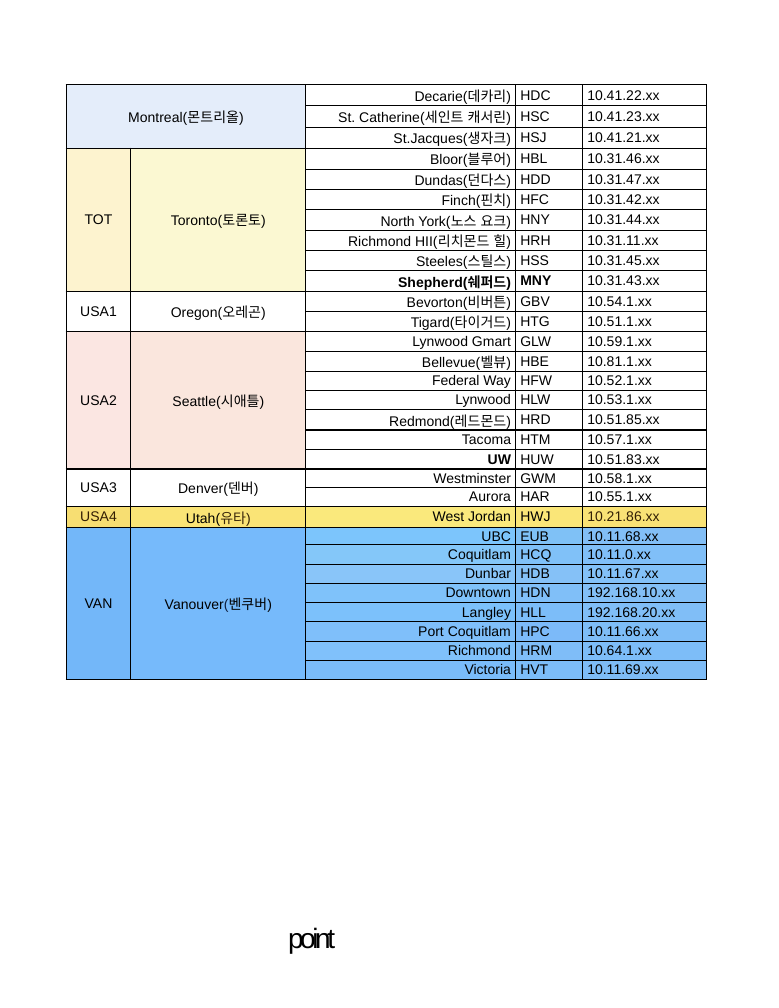
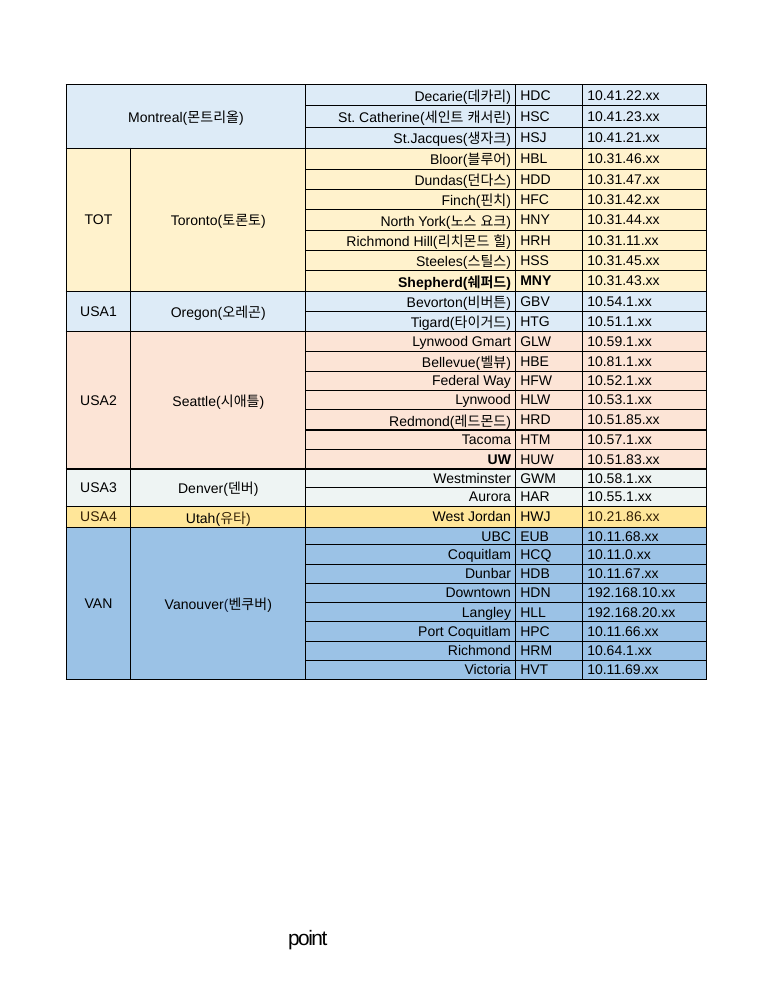
Before and after one commit to minsik-son/document-scanner, a slide deck: slide 1 of ios/Verification/office-layout/OfficeSampleTable.pptx. Drawn at 779x1008 pixels with LibreOffice and Linux fonts; fonts in the diff are those of the drawing. Boxes give left, top, right and bottom in pixels: in the first picture for what was removed or moved away, otherwise in the second. Text is boxed around its words. In the diff, an @@ line names an element or a change of style, - is before the commit and + after.

```diff
--- a/ios/Verification/office-layout/OfficeSampleTable.pptx
+++ b/ios/Verification/office-layout/OfficeSampleTable.pptx
@@ table at [66, 84, 707, 678] @@
-row 8, column 3: Richmond HII(리치몬드 힐)
+row 8, column 3: Richmond Hill(리치몬드 힐)
@@ fill #E4EDFA to #DDEBF7 in row 1, column 1 @@
@@ fill none to #DDEBF7 in 17 cells @@
@@ fill #FDF3CF to #FFF2CC in row 4, column 1 @@
@@ fill #FBF8D2 to #FFF2CC in row 4, column 2 @@
@@ fill none to #FFF2CC in 21 cells @@
@@ fill #FBE6E2 to #FCE4D6 in row 13, column 1 @@
@@ fill #FAE6DD to #FCE4D6 in row 13, column 2 @@
@@ fill none to #FCE4D6 in 21 cells @@
@@ fill none to #EEF4F3 in 8 cells @@
@@ fill #F7DE72 to #FFE699 in row 22, column 1 @@
@@ fill #FAE476 to #FFE699 in row 22, column 2 @@
@@ fill #FAE97C to #FFE699 in row 22, column 3 @@
@@ fill #FAE678 to #FFE699 in row 22, column 4 @@
@@ fill #F9E275 to #FFE699 in row 22, column 5 @@
@@ fill #73B7F9 to #9BC2E6 in row 23, column 1 @@
@@ fill #76BAFB to #9BC2E6 in row 23, column 2 @@
@@ fill #7CC5FC to #9BC2E6 in row 23, column 3 @@
@@ fill #7FC1F6 to #9BC2E6 in row 23, column 4 @@
@@ fill #82BEF6 to #9BC2E6 in row 23, column 5 @@
@@ fill #84C7F9 to #9BC2E6 in row 24, column 3 @@
@@ fill #80C1F8 to #9BC2E6 in row 24, column 4 @@
@@ fill #80BFF8 to #9BC2E6 in 2 cells @@
@@ fill #89C5F9 to #9BC2E6 in row 25, column 3 @@
@@ fill #85C1F7 to #9BC2E6 in row 25, column 4 @@
@@ fill #83C1F8 to #9BC2E6 in row 25, column 5 @@
@@ fill #7FC2FA to #9BC2E6 in row 26, column 3 @@
@@ fill #83BFF6 to #9BC2E6 in row 26, column 5 @@
@@ fill #7CC1FB to #9BC2E6 in row 27, column 3 @@
@@ fill #7CBDF9 to #9BC2E6 in 2 cells @@
@@ fill #80BEF7 to #9BC2E6 in row 27, column 5 @@
@@ fill #7FBFFA to #9BC2E6 in row 28, column 3 @@
@@ fill #7CBAF9 to #9BC2E6 in row 28, column 4 @@
@@ fill #7EBDF7 to #9BC2E6 in row 28, column 5 @@
@@ fill #80C1FB to #9BC2E6 in row 29, column 3 @@
@@ fill #7FBDF8 to #9BC2E6 in row 29, column 4 @@
@@ fill #7DBDF8 to #9BC2E6 in row 29, column 5 @@
@@ fill #7ABCFA to #9BC2E6 in row 30, column 3 @@
@@ fill #7EBCF6 to #9BC2E6 in row 30, column 5 @@
@@ text "point" at [288, 930, 327, 950]: size 22 to 16.4 pt, letter spacing -2.6 to -1.2 pt; line spacing 26.4pt to 19.7pt @@
```
Also in this commit, not shown: 21 other files.
